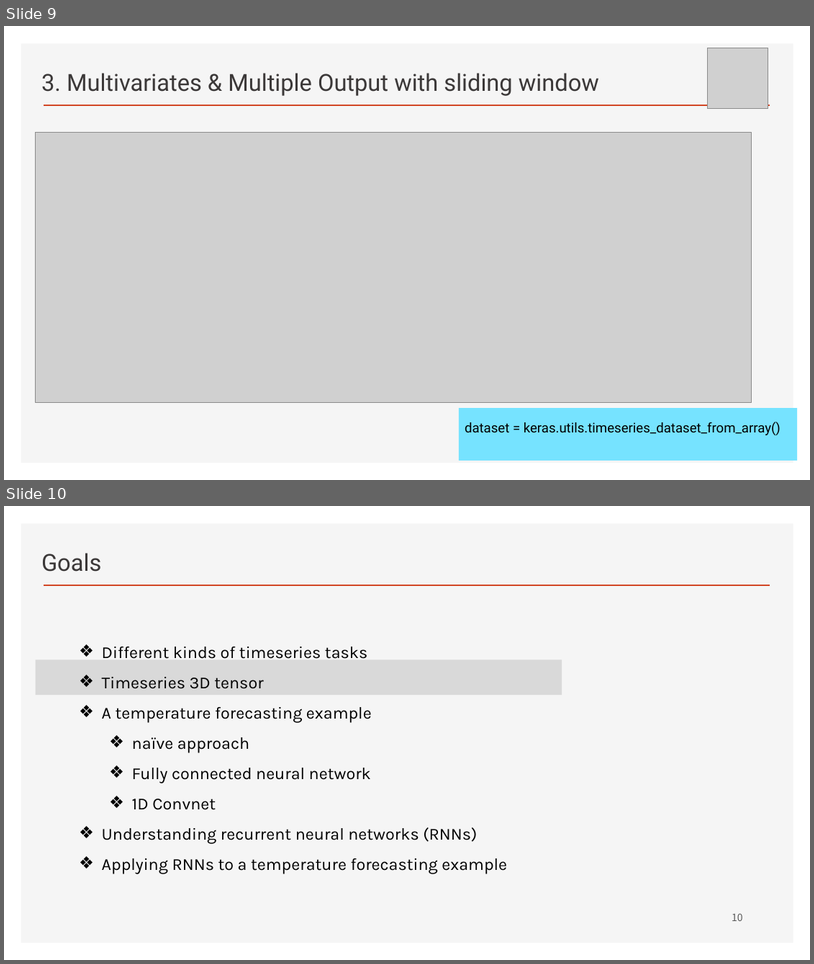
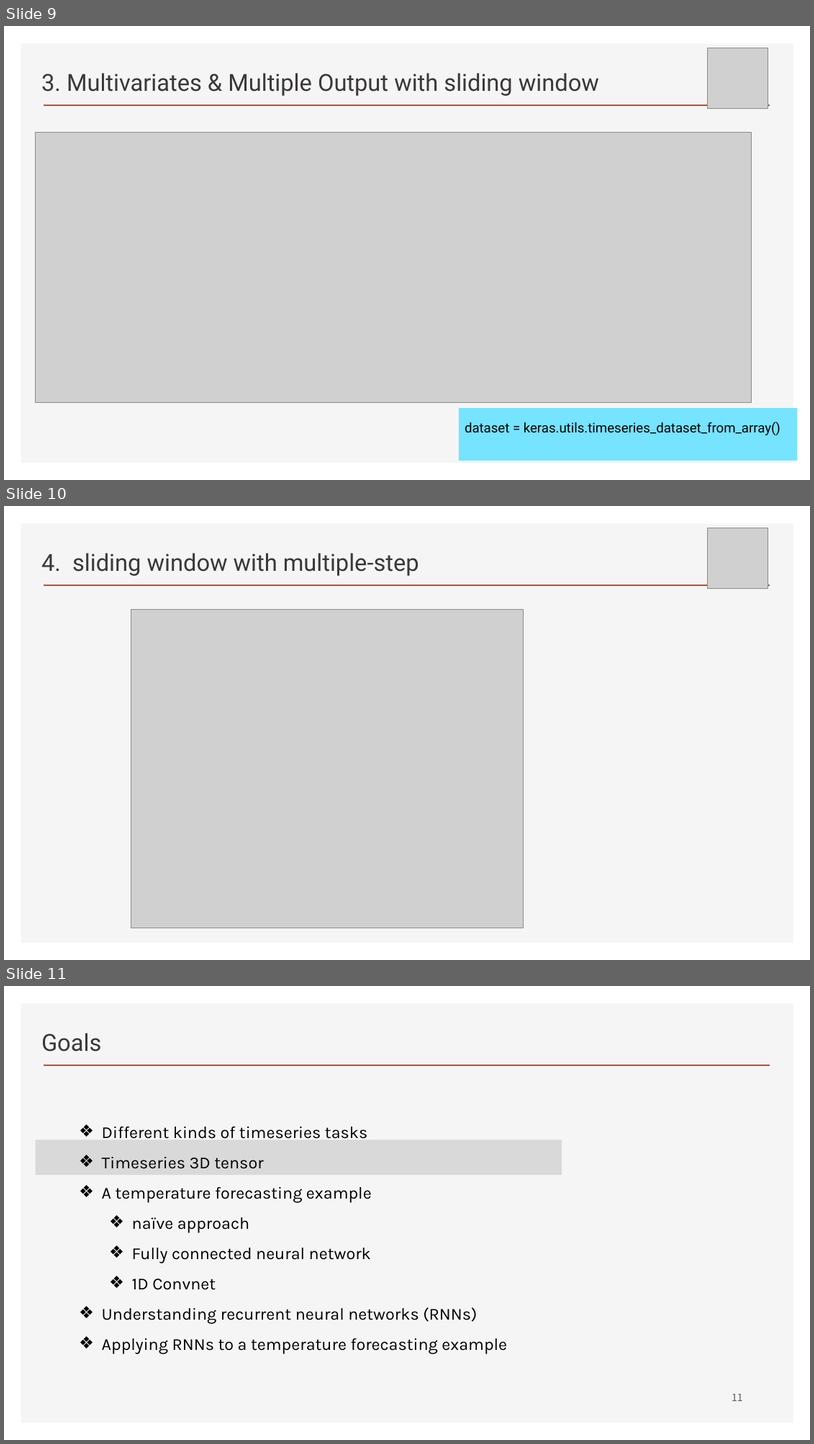
Before and after one commit to ancestor9/2026_Fall_Deep-Learning-with-Python, a slide deck: Chapter 13 Timeseries forecasting.pptx. Shown one above the other, each under a label of ours: slides 9 and 10 before the commit, slides 9, 10 and 11 after it. The pictures are 814x964 and 814x1444 pixels, drawn with LibreOffice and Linux fonts; fonts in the diff are those of the drawing; grey boxes stand for pictures; background and template pictures are left out. Boxes give left, top, right and bottom in pixels: in the first picture for what was removed or moved away, otherwise in the second. Text is boxed around its words. In the diff, an @@ line names an element or a change of style, - is before the commit and + after.

```diff
--- a/Chapter 13 Timeseries forecasting.pptx
+++ b/Chapter 13 Timeseries forecasting.pptx
@@ slide 10 added at [4,506,810,960], background #FFFFFF; not listed: 2 template elements that a slide beside it also shows @@
@@ picture added at [707,528,768,589] @@
@@ text added at [41,553,419,576], 28 pt, text #3B3838 @@
+4. sliding window with multiple-step
@@ picture added at [131,610,524,928] @@
@@ what was slide 10 is now slide 11 @@
@@ page number at [732,1394,743,1401]: text changed @@
-10
+11
```
Also in this commit, not shown: 2 slides changed.
